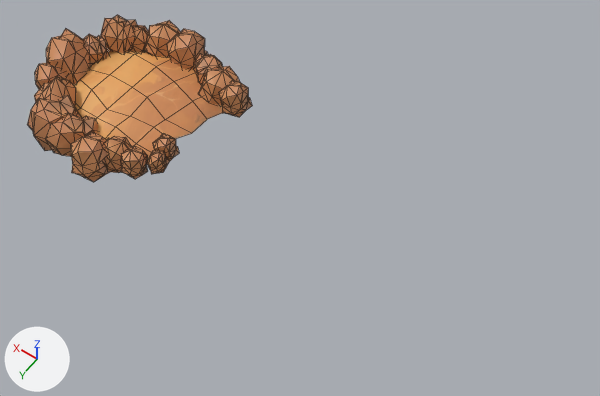
One commit to the FBX model Assets/Meshes/Berm.fbx: the scene before it, then after it.
Camera for both pictures: a 50 mm lens placed at (-24.7, 19.6, 31.2), pointed at (-10.3, -0.6, -0.6). The axes (+X, +Y, +Z) are drawn at lower left. The lights are the same throughout. Mesh edges are drawn as thin lines. Where no turn or scale is listed for an object, it has been applied to the vertices.

Before the edit, the objects in view are built like this:
```python
me_mesh = bpy.data.meshes.new('Mesh')
me_mesh.from_pydata(...)  # 908 vertices, 1697 faces; spans x -5.5..5.57, y -5.33..5.31, z -1.53..1.98
me_mesh.materials.append(mat_phong2)  # picture img_groundalbedo_jpg
ob_berm = bpy.data.objects.new('Berm', me_mesh)
ob_berm.location = (0.45, -0.36, -0.08)
```
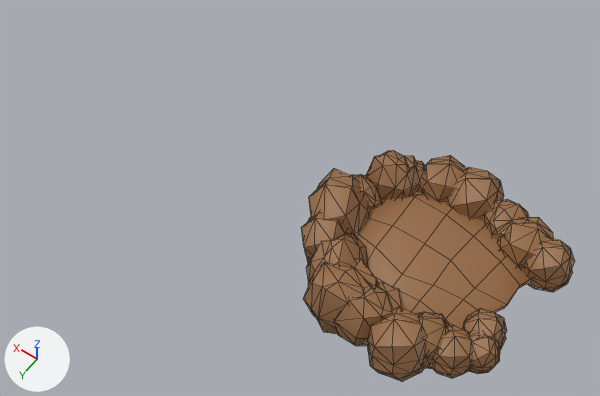
Commit message: Berm Outline Shell

What differs and where, as boxes [x1, y1, x2, y2] in the pictures (600 x 396 px):
```json
{"object": "Berm", "change": "reshaped, moved", "before": [27, 15, 252, 182], "after": [301, 150, 575, 382], "on screen": "22% wider, 39% taller"}
{"part": 1, "of": "me_mesh", "change": "added", "after": [301, 150, 575, 382], "on screen": "brown"}
```

The change, as JSON lines over the scene's bpy script:
```json
{"block": "me_mesh", "where": "# used by ob_berm; location = (0.45, -0.36, -0.08)"}
{"op": "remove", "block": "me_mesh", "code": "me_mesh.from_pydata(...)  # 908 vertices, 1697 faces; spans x -5.5..5.57, y -5.33..5.31, z -1.53..1.98"}
{"op": "add", "block": "me_mesh", "code": "me_mesh.from_pydata(...)  # 1816 vertices, 3394 faces; spans x -5.82..5.91, y -5.66..5.59, z -1.8..2.24"}
{"block": "me_mesh", "change": "me_mesh part 1: 908 vertices added at x -5.82..5.91, y -5.66..5.59, z -1.8..2.24"}
{"op": "set", "path": "ob_berm.location", "old": "(0.45, -0.36, -0.08)", "new": "(-17.05, -0.36, -0.08)"}
```
